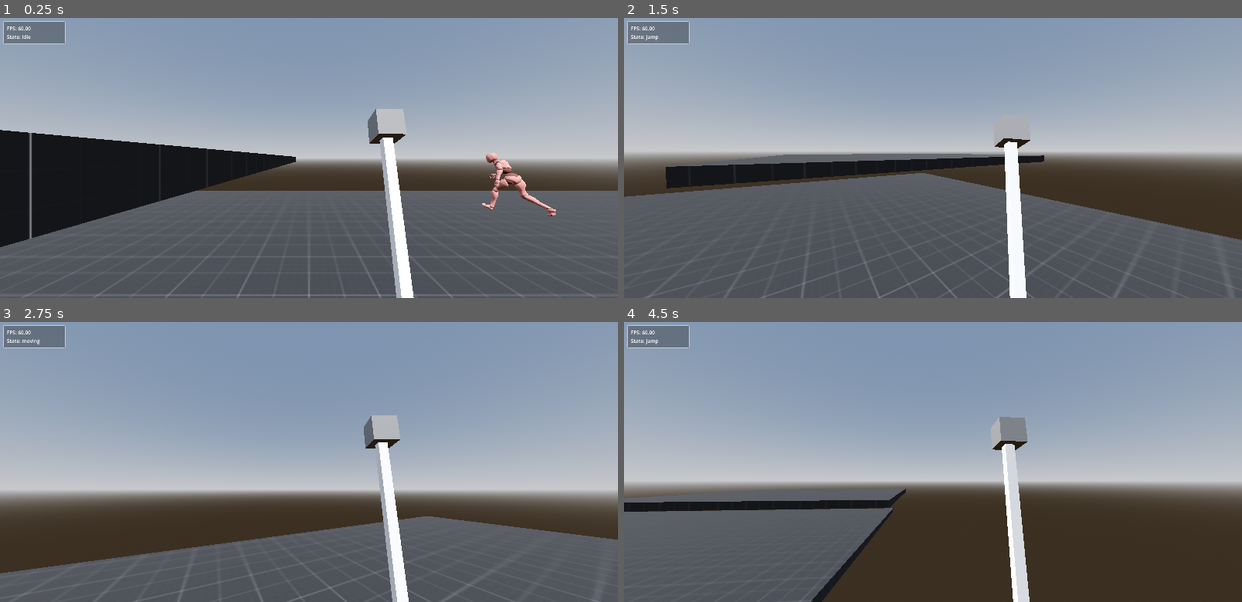
Above: before the commit, frames 1-4 (two rows, left to right).
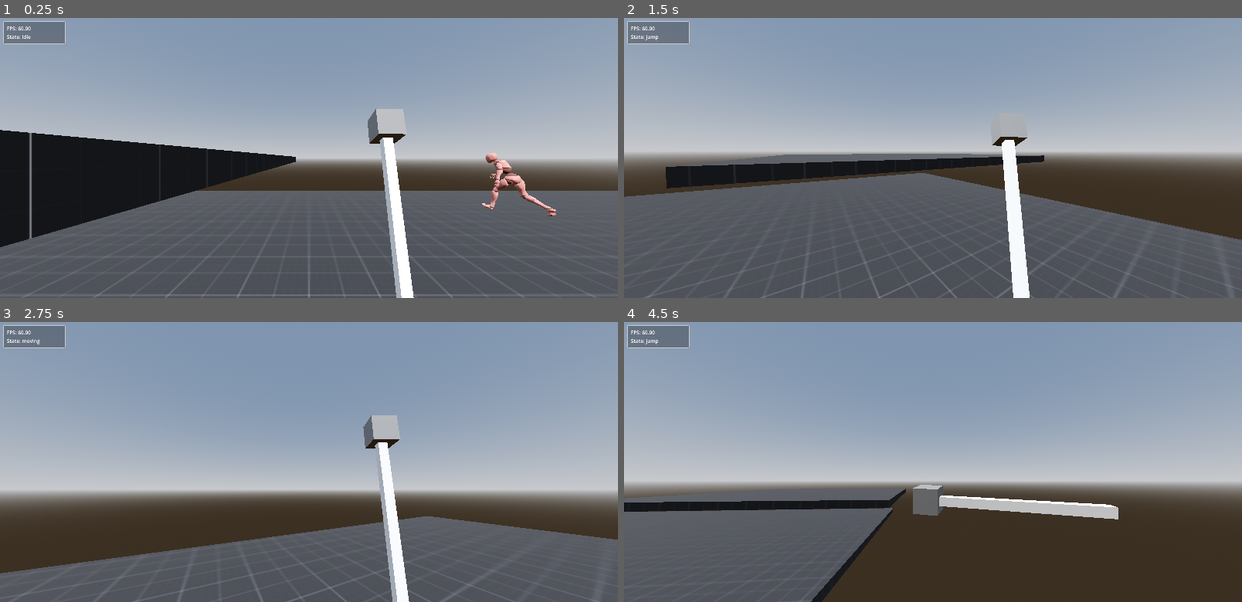
Above: after the commit, the same moments.

Repository: Bessonica/meleeFire
Game: Godot game, scene res://Scenes/Level/level.tscn
Same seed, same stepped clock (60 frames per second), same inputs: the game is played once before the commit and once after it.
Inputs (mouse positions are in pixels of both pictures, inside the frame that each line leads up to):
- Up to frame 1 (0.25 s): no input
- Up to frame 2 (1.5 s): tap Enter at 0.5 s; move the mouse to (963, 158) at 0.52 s; hold Right mouse button (block) 0.53-1.28 s; hold W (moveForward) from 0.53 s (still down); tap Space (jump) at 0.77 s; move the mouse to (902, 158) at 1.27 s; tap C (Crouch) at 1.35 s
- Up to frame 3 (2.75 s): keep holding W (moveForward); tap Space (jump) at 1.52 s; right-click (278, 462) at 1.55 s; move the mouse to (321, 456) at 2.02 s; press the mouse at (321, 456) at 2.03 s; right-click (321, 456) at 2.3 s
- Up to frame 4 (4.5 s): keep holding W (moveForward); move the mouse to (926, 467) at 2.77 s; release the mouse at (926, 467) at 2.78 s; right-click (926, 467) at 2.85 s; tap Space (jump) at 3.02, 3.77 s; move the mouse to (976, 464) at 3.52 s; hold Shift (sprint) 3.53-4.28 s; right-click (976, 464) at 3.8 s; move the mouse to (883, 459) at 4.27 s; right-click (883, 459) at 4.35 s

The runs differ from the first frame. In frame 1, less than 0.1% of the frame differs, in the area x 78-90%, y 48-71%; in frame 2, 0.4%; in frame 3, less than 0.1%; in frame 4, 3.5%, in the area x 46-80%, y 33-100%.

Commit message:
sword block

Diff:
--- a/Scenes/Weapons/sword/Sword.gd
+++ b/Scenes/Weapons/sword/Sword.gd
@@ -19,9 +19,11 @@
 func attack():
 	animationPlayer.play("Attack")
 
+func block():
+	animationPlayer.play("Block")
 
 func _on_animation_player_animation_finished(anim_name):
 	if anim_name == "Attack":
 		animationPlayer.play("Idle")
-	else:
-		pass
+	if anim_name == "Block":
+		animationPlayer.play("Idle")
--- a/Scenes/Weapons/sword/sword.tscn
+++ b/Scenes/Weapons/sword/sword.tscn
@@ -158,9 +158,38 @@
 "values": [Vector3(0, 0, 0)]
 }
 
+[sub_resource type="Animation" id="Animation_0mwe8"]
+resource_name = "Block"
+length = 0.3
+tracks/0/type = "value"
+tracks/0/imported = false
+tracks/0/enabled = true
+tracks/0/path = NodePath("WeaponPivot/MeshInstance3D:position")
+tracks/0/interp = 2
+tracks/0/loop_wrap = true
+tracks/0/keys = {
+"times": PackedFloat32Array(0, 0.3),
+"transitions": PackedFloat32Array(1, 1),
+"update": 0,
+"values": [Vector3(0.203101, -0.131125, -0.429147), Vector3(0.203101, -0.0651177, -0.429147)]
+}
+tracks/1/type = "value"
+tracks/1/imported = false
+tracks/1/enabled = true
+tracks/1/path = NodePath("WeaponPivot/MeshInstance3D:rotation")
+tracks/1/interp = 2
+tracks/1/loop_wrap = true
+tracks/1/keys = {
+"times": PackedFloat32Array(0, 0.3),
+"transitions": PackedFloat32Array(1, 1),
+"update": 0,
+"values": [Vector3(0.0122173, -0.280998, 1.5708), Vector3(0.0122173, -0.280998, 1.5708)]
+}
+
 [sub_resource type="AnimationLibrary" id="AnimationLibrary_8rh5f"]
 _data = {
 "Attack": SubResource("Animation_xikkh"),
+"Block": SubResource("Animation_0mwe8"),
 "Idle": SubResource("Animation_swl0x"),
 "RESET": SubResource("Animation_euxm4")
 }
@@ -190,7 +219,6 @@
 skeleton = NodePath("../..")
 
 [node name="Camera3D" type="Camera3D" parent="."]
-transform = Transform3D(1, 0, 0, 0, 1, 0, 0, 0, 1, 0.203101, -0.131125, -0.429147)
 visible = false
 
 [node name="AnimationPlayer" type="AnimationPlayer" parent="."]
--- a/Scenes/player/Weapons/weaponBasic.gd
+++ b/Scenes/player/Weapons/weaponBasic.gd
@@ -7,3 +7,6 @@
 
 func attack():
 	pass
+
+func block():
+	pass
--- a/Scenes/player/Weapons/weaponComponentNode.gd
+++ b/Scenes/player/Weapons/weaponComponentNode.gd
@@ -19,3 +19,5 @@
 func _unhandled_input(event):
 	if event.is_action_pressed("attack"):
 		currentWeapon.attack()
+	if event.is_action_pressed("block"):
+		currentWeapon.block()
Not shown: 1 places in Scenes/Weapons/sword/sword.tscn that only renumber resources
